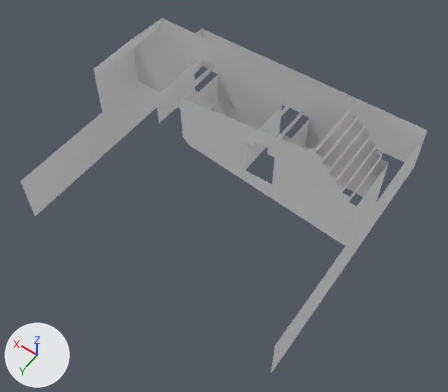
The OBJ model GenWorldGame/Assets/Voxels/Wall.obj, before and after one commit.
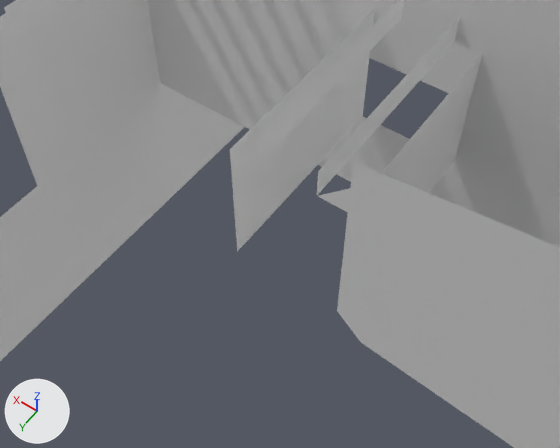
Each version appears first whole from a 50 mm camera at (-3.23, 4.69, 7.17) aimed at (-0.27, 0.53, 0.64), and next in a close-up from a 50 mm camera at (-0.11, 1.57, 3.32) aimed at (0.75, 0.37, 1.43). Every picture has the same lights, and +X, +Y and +Z are marked at lower left. Where no turn or scale is listed for an object, it has been applied to the vertices. Vertices at the same position are counted once.

Objects in the first close-up: 'Untitled'.
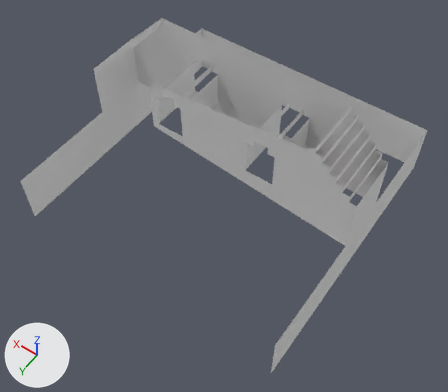
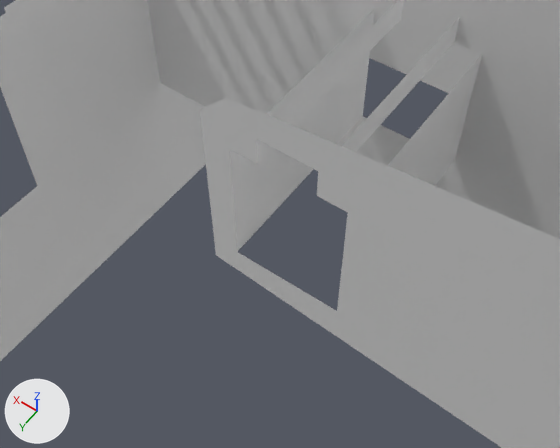
Commit message: Delete print.css

The change, as a diff of the scene's bpy script:
```diff
--- a/GenWorldGame/Assets/Voxels/Wall.obj.py
+++ b/GenWorldGame/Assets/Voxels/Wall.obj.py
@@ me_untitled @@
 # used by ob_untitled; location = (0.0, 0.0, 0.0)
-me_untitled.from_pydata(...)  # 174 vertices, 266 faces; spans x -2.0..2.0, y -2.0..2.0, z 0.0..2.2
+me_untitled.from_pydata(...)  # 178 vertices, 281 faces; spans x -2.0..2.0, y -2.0..2.0, z 0.0..2.2
+# me_untitled part 1
+# 4 vertices are added at (0.9, 0.4, 1.8), (0.9, 0.4, 1.9), (1.0, 0.4, 1.1), (1.0, 0.4, 1.8)
+# 15 new faces join them
 me_untitled.materials.append(mat_palette)
```

Pixel boxes (x1, y1, x2, y2) of what changed, in the close-ups (560 x 448 px):
part 1 of me_untitled, added: after (200, 98, 560, 448)
